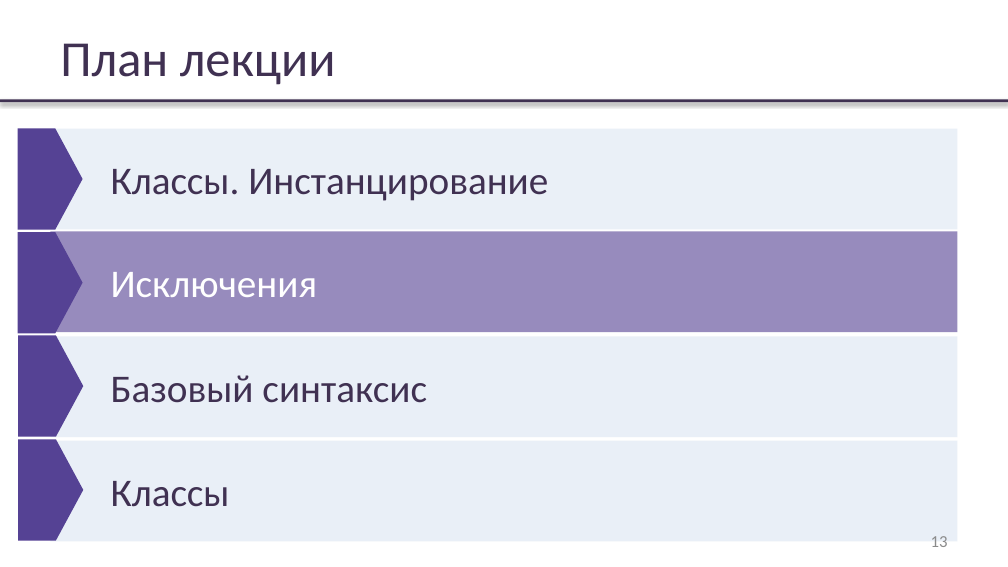
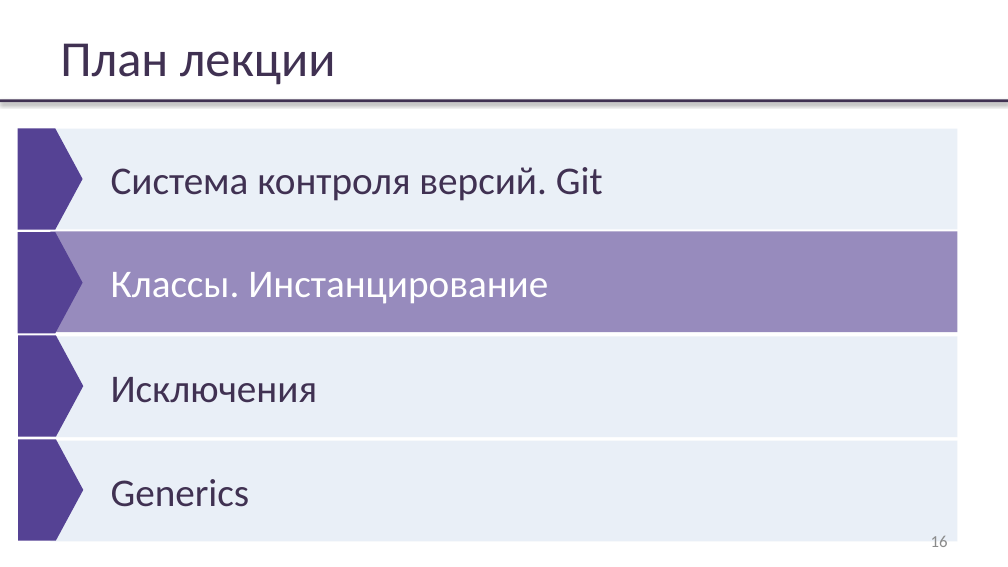
Before and after one commit to rybalkinsd/atom, a slide deck: slide 16 of lecture2/presentation/lecture02.pptx (slide 13 before the commit). Drawn at 1008x567 pixels with LibreOffice and Linux fonts; fonts in the diff are those of the drawing; background and template pictures are left out. Boxes give left, top, right and bottom in pixels: in the first picture for what was removed or moved away, otherwise in the second. Text is boxed around its words. In the diff, an @@ line names an element or a change of style, - is before the commit and + after.

```diff
--- a/lecture2/presentation/lecture02.pptx
+++ b/lecture2/presentation/lecture02.pptx
@@ text in rectangle at <box>111,167,603,201</box>: text changed @@
-Классы. Инстанцирование
+Система контроля версий. Git
@@ text in rectangle at <box>111,272,548,304</box>: text changed @@
-Исключения
+Классы. Инстанцирование
@@ text in rectangle at <box>111,377,318,403</box>: text changed @@
-Базовый синтаксис
+Исключения
@@ text in rectangle at <box>111,479,250,507</box>: text changed @@
-Классы
+Generics
@@ page number at <box>931,536,948,547</box>: text changed @@
-13
+16
```
Also in this commit, not shown: 9 other slides changed, 24 slides added, 26 slides removed, 3 other files.
